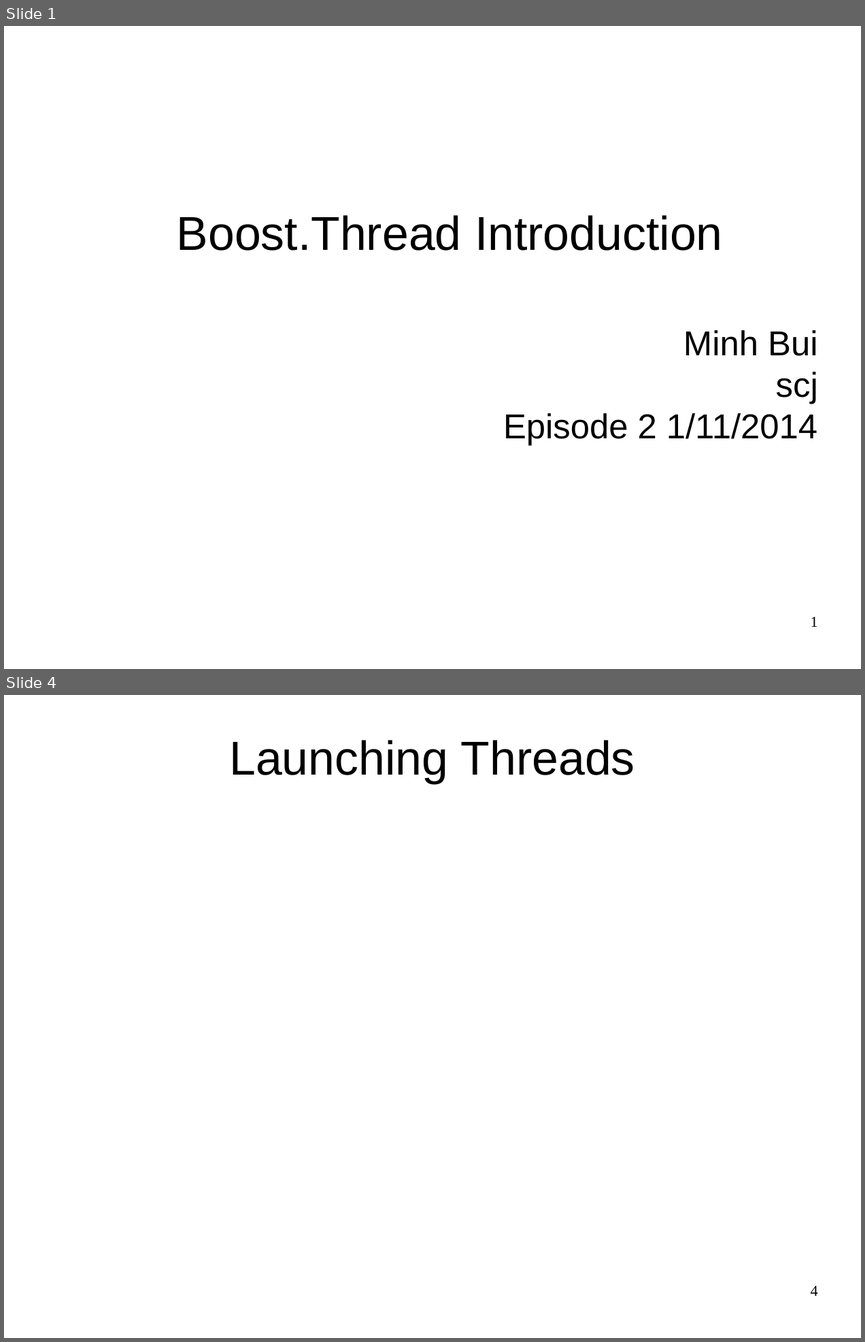
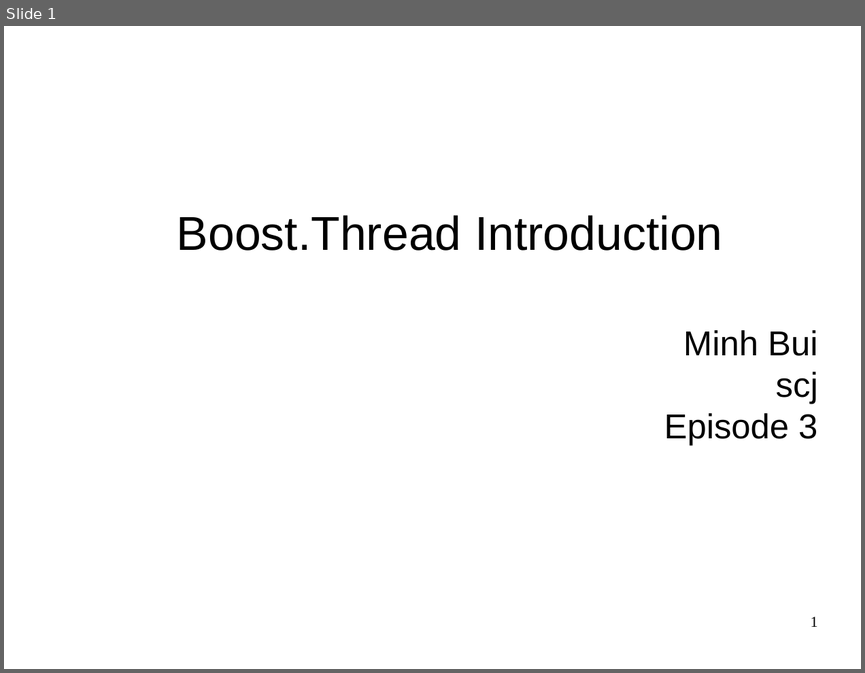
Before and after one commit to codengrow/scj, a slide deck: season1/episode3/Boost.thread-intro.odp. Shown one above the other, each under a label of ours: slides 1 and 4 before the commit, slide 1 after it; the slides between them are not shown. The pictures are 865x1342 and 865x673 pixels, drawn with LibreOffice and Linux fonts; fonts in the diff are those of the drawing; background and template pictures are left out. Boxes give left, top, right and bottom in pixels: in the first picture for what was removed or moved away, otherwise in the second. Text is boxed around its words. In the diff, an @@ line names an element or a change of style, - is before the commit and + after.

```diff
--- a/season1/episode3/Boost.thread-intro.odp
+++ b/season1/episode3/Boost.thread-intro.odp
@@ slide 4 removed at [4,695,861,1338], background picture (left out) @@
@@ title removed at [229,740,635,784] @@
-Launching Threads
@@ page number removed at [810,1285,818,1295] @@
-4
@@ slide 1 changed as well @@
@@ subtitle at [664,413,817,446]: text changed @@
-Episode 2 1/11/2014
+Episode 3
```
Also in this commit, not shown: 3 other slides changed, 4 slides added, 3 other slides removed.
